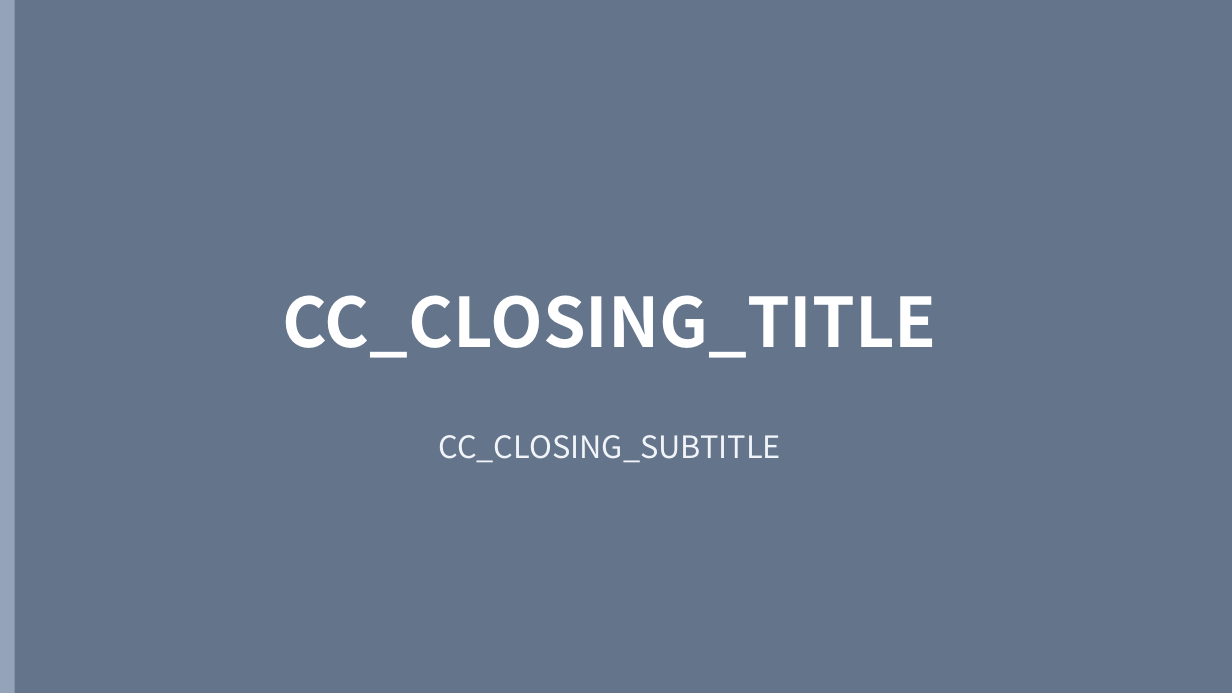
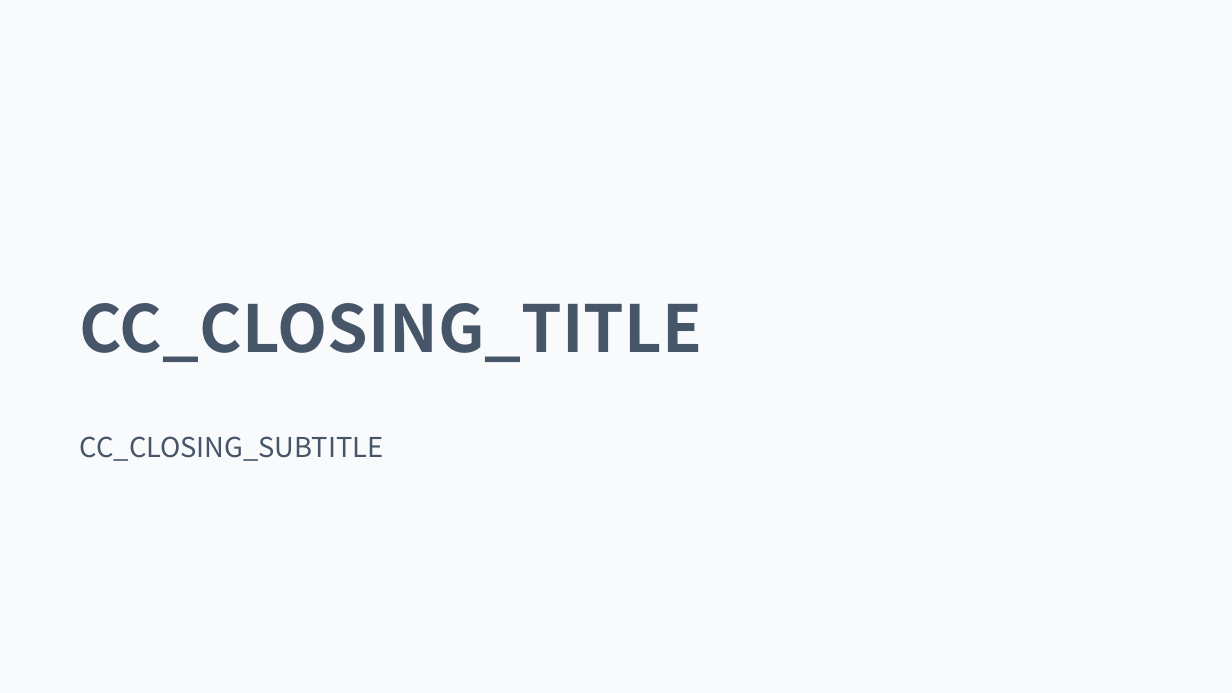
Before and after one commit to holyaugust/chartcraft, a slide deck: slide 14 of public/ppt-beautify/full/minimal-gray.pptx. Drawn at 1232x693 pixels with LibreOffice and Linux fonts; fonts in the diff are those of the drawing. Boxes give left, top, right and bottom in pixels: in the first picture for what was removed or moved away, otherwise in the second. Text is boxed around its words. In the diff, an @@ line names an element or a change of style, - is before the commit and + after.

```diff
--- a/public/ppt-beautify/full/minimal-gray.pptx
+++ b/public/ppt-beautify/full/minimal-gray.pptx
@@ background #64748B to #F8FAFC @@
@@ rectangle removed at [0, 0, 15, 692] @@
@@ text "CC_CLOSING_TITLE" at [80, 303, 702, 362]: size 40 to 38 pt, text colour #FFFFFF to #475569; alignment centre to left @@
@@ text "CC_CLOSING_SUBTITLE" at [80, 436, 384, 461]: size 18 to 16 pt, text colour #F1F5F9 to #475569; alignment centre to left @@
```
Also in this commit, not shown: 13 other slides changed, 52 other files.
